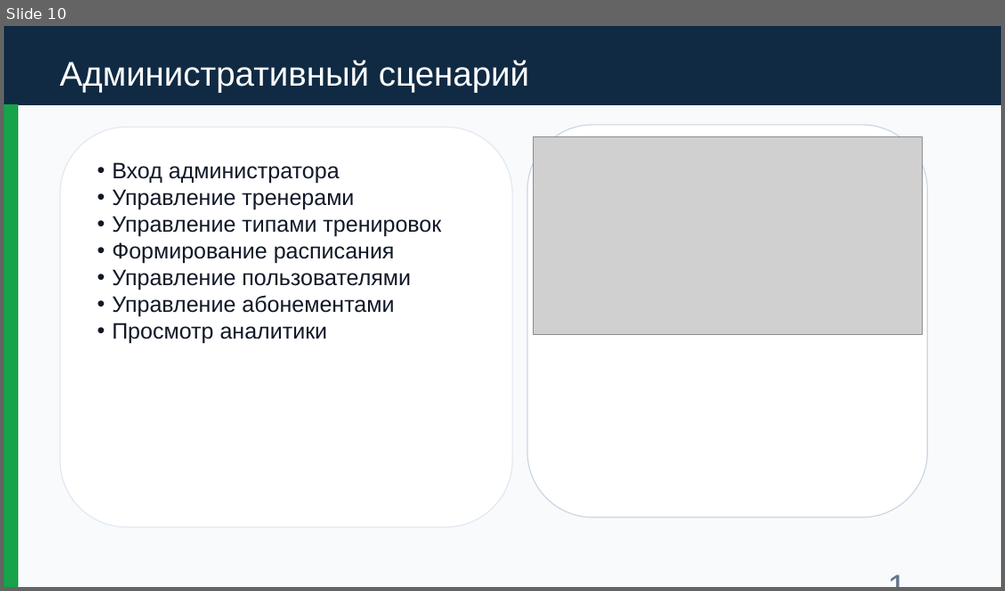
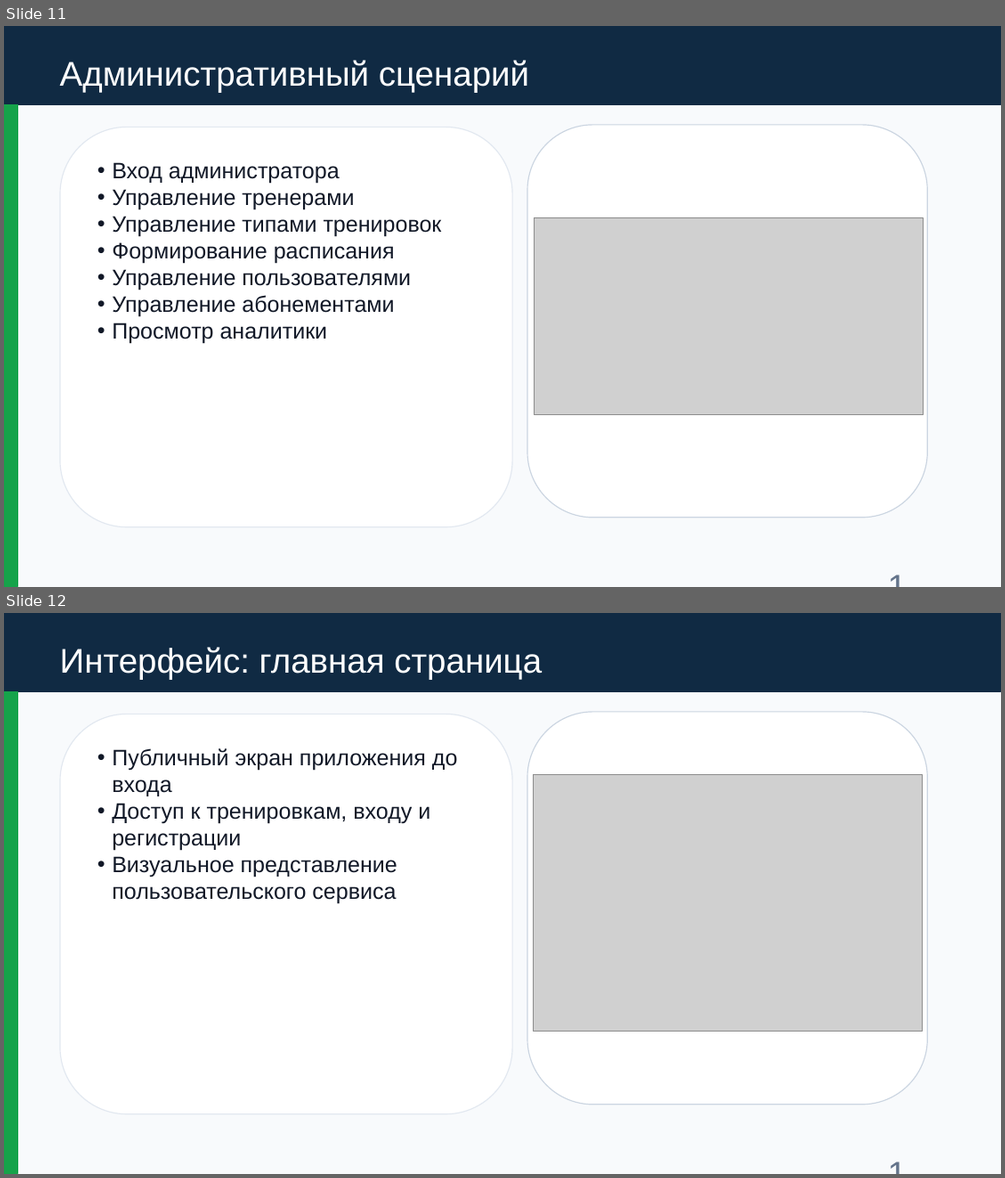
Before and after one commit to 9onin/fitness_gym_app, a slide deck: docs/fitness_gym_defense_presentation.pptx. Shown one above the other, each under a label of ours: slide 10 before the commit, slides 11 and 12 after it. The pictures are 1005x591 and 1005x1178 pixels, drawn with LibreOffice and Linux fonts; fonts in the diff are those of the drawing; grey boxes stand for pictures. Boxes give left, top, right and bottom in pixels: in the first picture for what was removed or moved away, otherwise in the second. Text is boxed around its words. In the diff, an @@ line names an element or a change of style, - is before the commit and + after.

```diff
--- a/docs/fitness_gym_defense_presentation.pptx
+++ b/docs/fitness_gym_defense_presentation.pptx
@@ slide 12 added at (4,613,1001,1174), background #FFFFFF @@
@@ rectangle added at (4,613,1001,1174), fill #F8FAFC, outline #F8FAFC 1 pt @@
@@ rectangle added at (4,613,1001,691), fill #102A43, outline #102A43 1 pt @@
@@ text added at (60,647,542,680), 33 pt, text #FFFFFF @@
+Интерфейс: главная страница
@@ rectangle added at (4,691,17,1174), fill #16A34A, outline #16A34A 1 pt @@
@@ rounded rectangle added at (60,714,512,1114), fill #FFFFFF, outline #E2E8F0 1 pt, 21.5 pt, text #111827 @@
+• Публичный экран приложения до входа
+• Доступ к тренировкам, входу и регистрации
+• Визуальное представление пользовательского сервиса
@@ rounded rectangle added at (527,712,928,1104), fill #FFFFFF, outline #CBD5E1 1 pt @@
@@ picture added at (534,775,922,1032) @@
@@ text added at (873,1143,925,1161), 33 pt, text #64748B @@
+12
@@ what was slide 10 is now slide 11 @@
@@ slide 11 changed as well @@
@@ picture: place and size @@
-picture at (534,136,922,334)
+picture at (534,217,923,415)
```
Also in this commit, not shown: 14 other slides changed, 5 other slides added, 34 other files.
